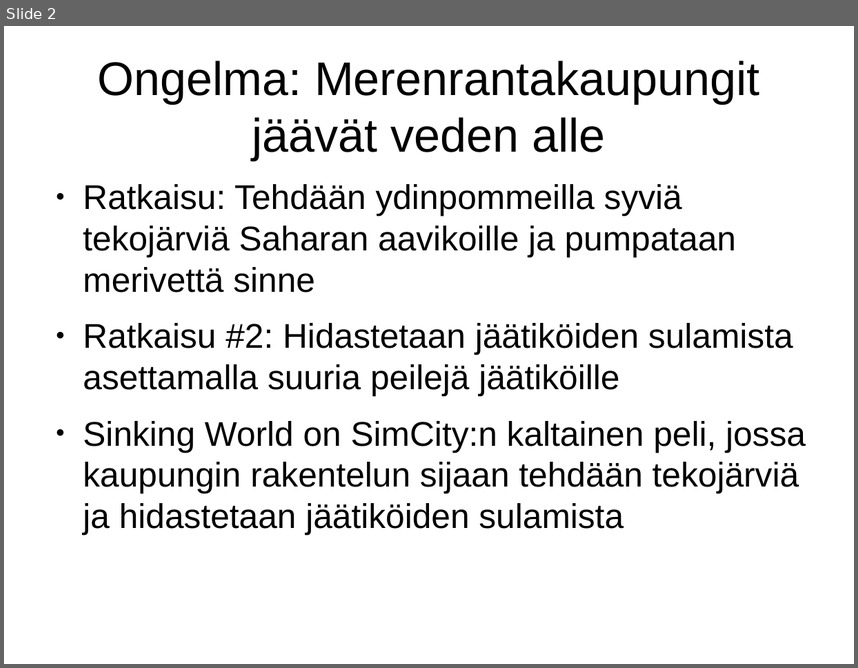
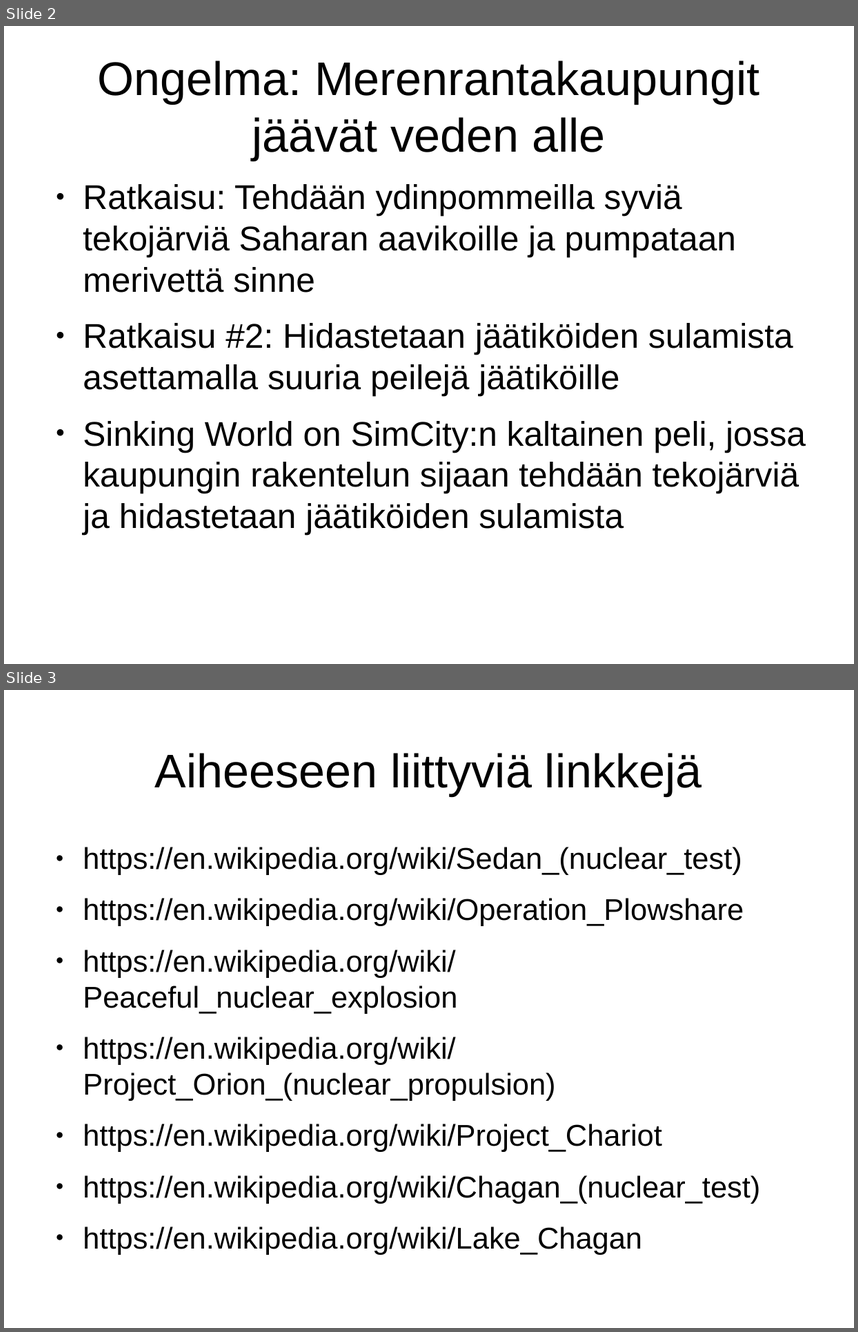
Before and after one commit to HenriHeinonen/Sinking-World, a slide deck: Sinking-World.odp. Shown one above the other, each under a label of ours: slide 2 before the commit, slides 2 and 3 after it. The pictures are 858x668 and 858x1332 pixels, drawn with LibreOffice and Linux fonts; fonts in the diff are those of the drawing. Boxes give left, top, right and bottom in pixels: in the first picture for what was removed or moved away, otherwise in the second. Text is boxed around its words. In the diff, an @@ line names an element or a change of style, - is before the commit and + after.

Commit message:
Linkkejä lisätty

```diff
--- a/Sinking-World.odp
+++ b/Sinking-World.odp
@@ slide 3 added at (4, 690, 854, 1328), background #FFFFFF @@
@@ title added at (155, 753, 702, 796), 44 pt, text #000000 @@
+Aiheeseen liittyviä linkkejä
@@ text added at (83, 847, 760, 1254), 28 pt, text #000000 @@
+● https://en.wikipedia.org/wiki/Sedan_(nuclear_test)
+● https://en.wikipedia.org/wiki/Operation_Plowshare
+● https://en.wikipedia.org/wiki/Peaceful_nuclear_explosion
+● https://en.wikipedia.org/wiki/Project_Orion_(nuclear_propulsion)
+● https://en.wikipedia.org/wiki/Project_Chariot
+● https://en.wikipedia.org/wiki/Chagan_(nuclear_test)
+● https://en.wikipedia.org/wiki/Lake_Chagan
```
Also in this commit, not shown: 1 other file.
